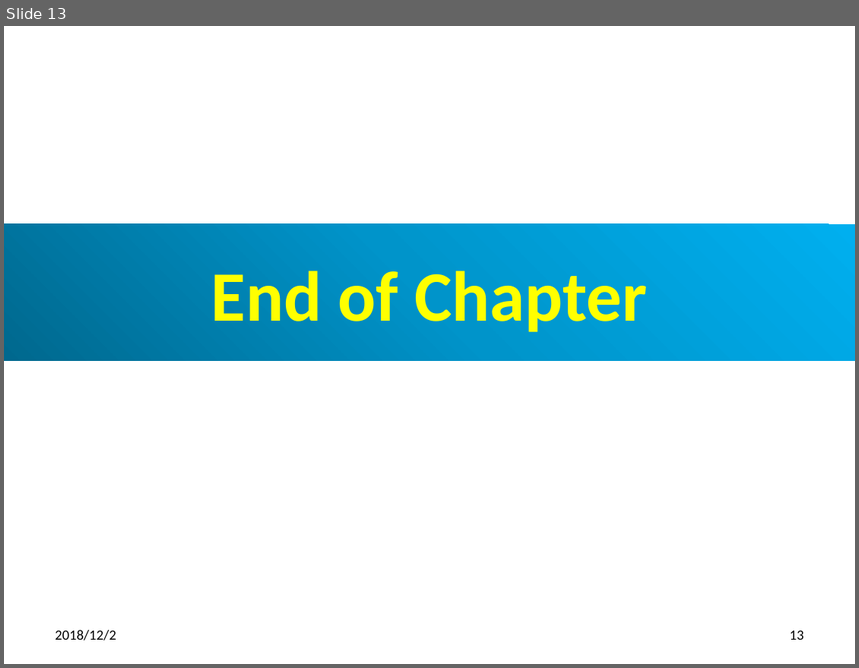
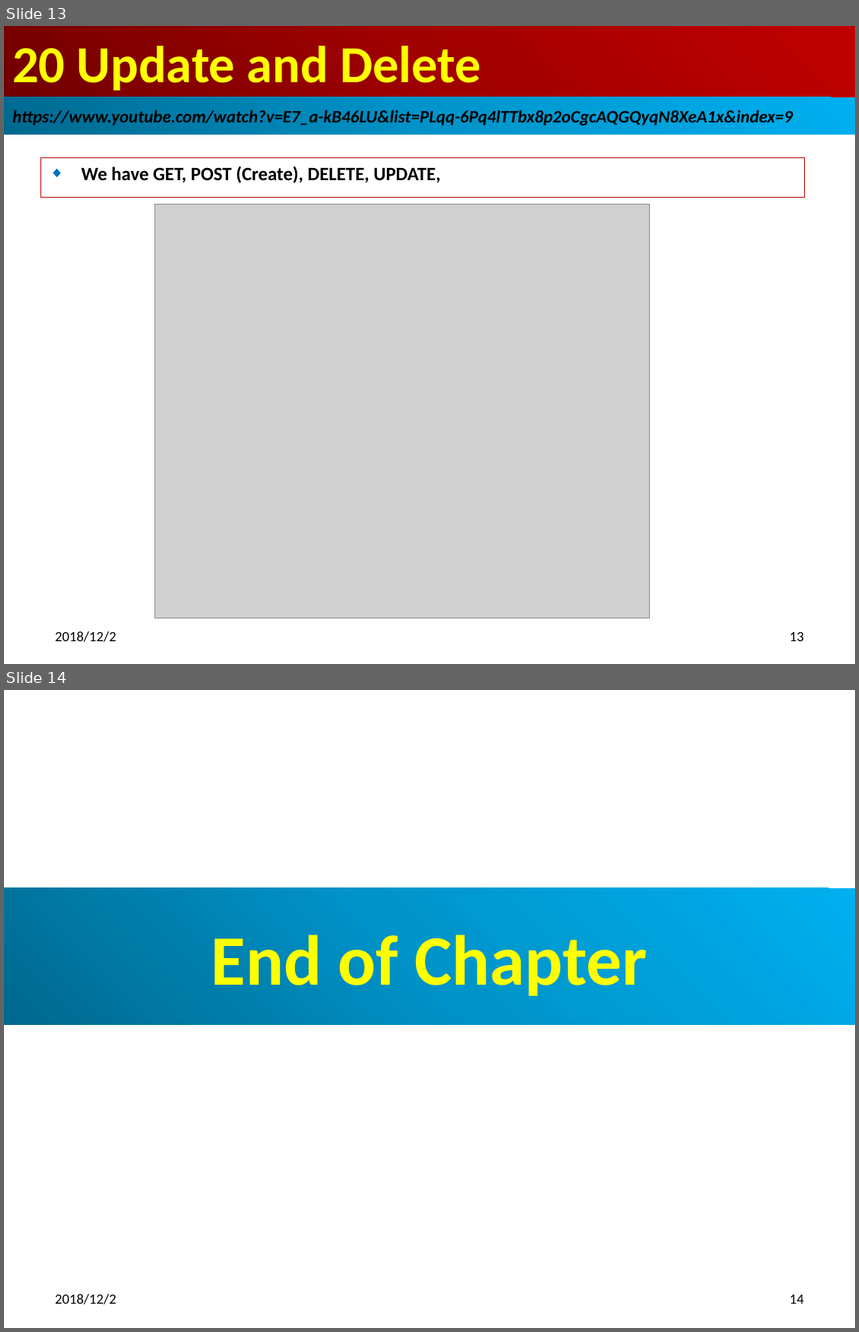
Before and after one commit to peterhchen/100-spring-boot, a slide deck: 15_Ch20_UpdateDelete.pptx. Shown one above the other, each under a label of ours: slide 13 before the commit, slides 13 and 14 after it. The pictures are 859x668 and 859x1332 pixels, drawn with LibreOffice and Linux fonts; fonts in the diff are those of the drawing; grey boxes stand for pictures. Boxes give left, top, right and bottom in pixels: in the first picture for what was removed or moved away, otherwise in the second. Text is boxed around its words. In the diff, an @@ line names an element or a change of style, - is before the commit and + after.

```diff
--- a/15_Ch20_UpdateDelete.pptx
+++ b/15_Ch20_UpdateDelete.pptx
@@ slide 13 added at [4, 26, 855, 664], background #FFFFFF @@
@@ title added at [4, 26, 855, 97], fill gradient #720000 to #A20000 to #C00000, 44 pt, text #FFFF00, bold @@
+20 Update and Delete
@@ rectangle added at [4, 97, 855, 135], fill gradient #00688E to #0094CA to #00B0F0, 14.8 pt, text #000000, bold, italic @@
+https://www.youtube.com/watch?v=E7_a-kB46LU&list=PLqq-6Pq4lTTbx8p2oCgcAQGQyqN8XeA1x&index=9
@@ subtitle added at [40, 158, 805, 198], outline #C00000 0.75 pt, 16 pt, text #000000, bold @@
+◆ We have GET, POST (Create), DELETE, UPDATE,
@@ picture added at [154, 205, 649, 619] @@
@@ text added at [55, 632, 116, 642], 12 pt, text #000000 @@
+2018/12/2
@@ page number added at [790, 632, 804, 642], 12 pt, text #000000 @@
+13
@@ what was slide 13 is now slide 14 @@
@@ page number at [790, 1295, 804, 1304]: text changed @@
-13
+14
```
Also in this commit, not shown: 1 other file.
